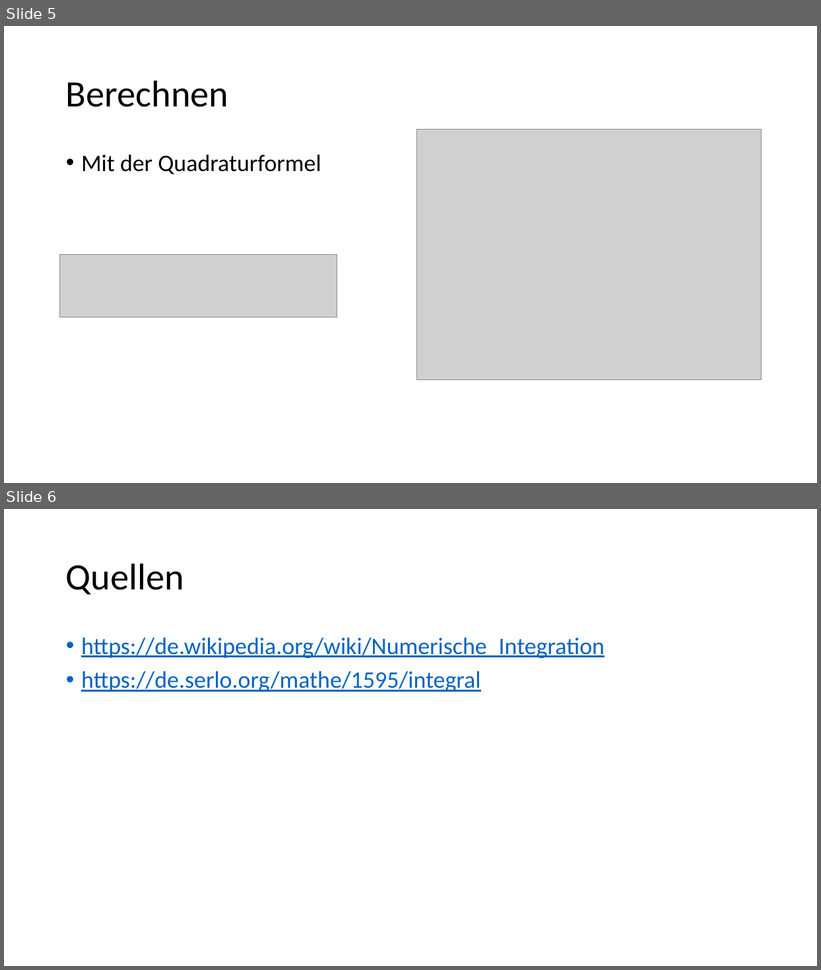
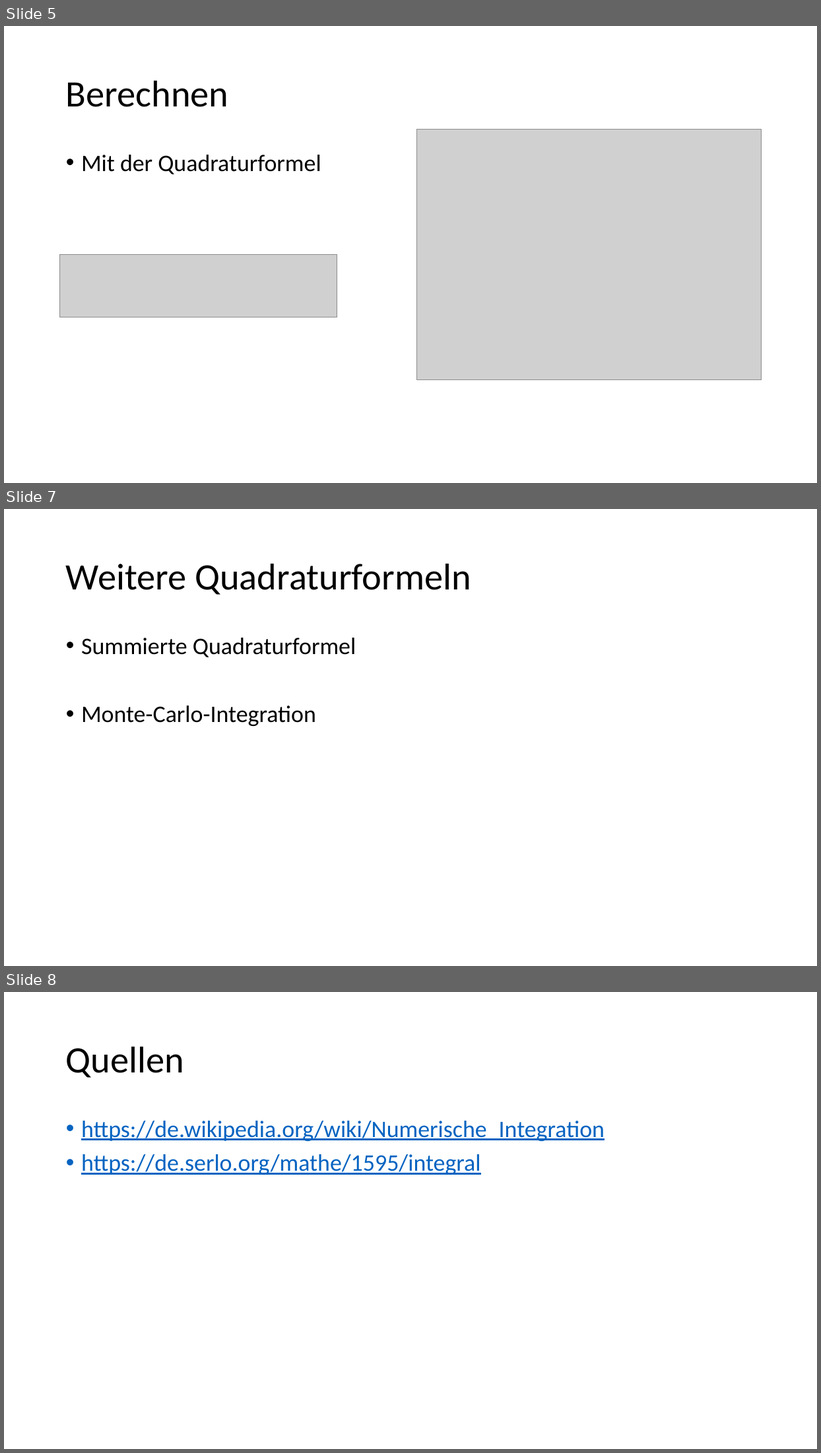
Before and after one commit to lstranzinger18/Numerik-und-Logik, a slide deck: Numerische Integration/Numerische Integration.pptx. Shown one above the other, each under a label of ours: slides 5 and 6 before the commit, slides 5, 7 and 8 after it; the slides between them are not shown. The pictures are 821x970 and 821x1453 pixels, drawn with LibreOffice and Linux fonts; fonts in the diff are those of the drawing; grey boxes stand for pictures. Boxes give left, top, right and bottom in pixels: in the first picture for what was removed or moved away, otherwise in the second. Text is boxed around its words. In the diff, an @@ line names an element or a change of style, - is before the commit and + after.

Commit message:
updated Presentation and added an example
added the topics Interpolarische Quadraturformel and weitere Quadraturformeln
added an example for the presentation

```diff
--- a/Numerische Integration/Numerische Integration.pptx
+++ b/Numerische Integration/Numerische Integration.pptx
@@ slide 7 added at box(4, 509, 817, 966), background #FFFFFF @@
@@ title added at box(66, 563, 471, 595), 44 pt, text #000000 @@
+Weitere Quadraturformeln
@@ text added at box(81, 638, 356, 726), 28 pt, text #000000 @@
+• Summierte Quadraturformel
+• Monte-Carlo-Integration
@@ what was slide 6 is now slide 8 @@
```
Also in this commit, not shown: 1 other slide added, 1 other file.
